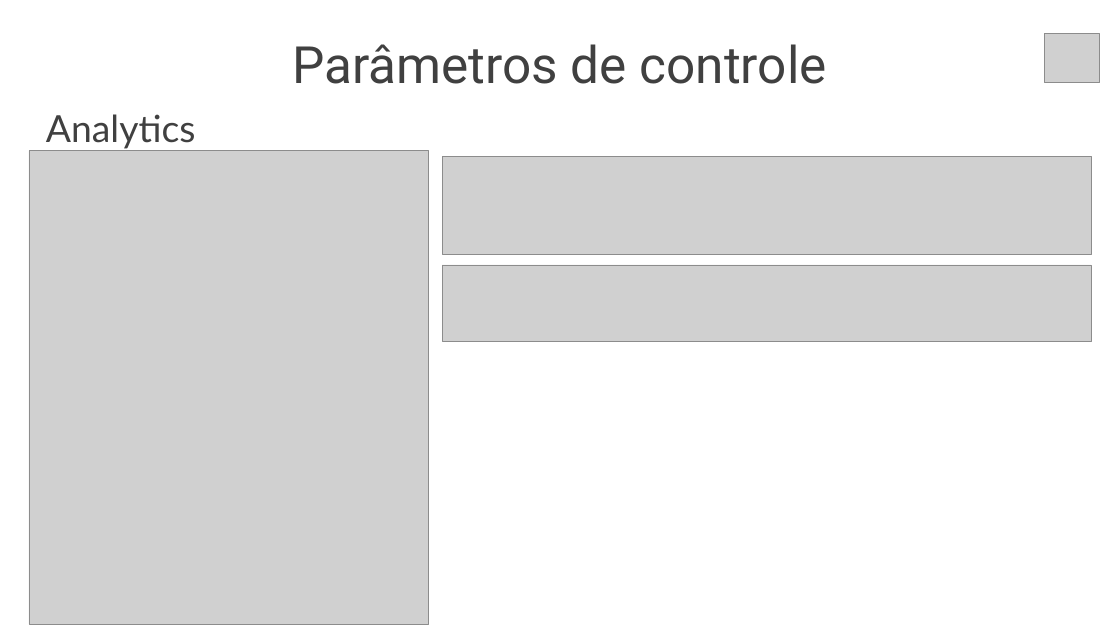
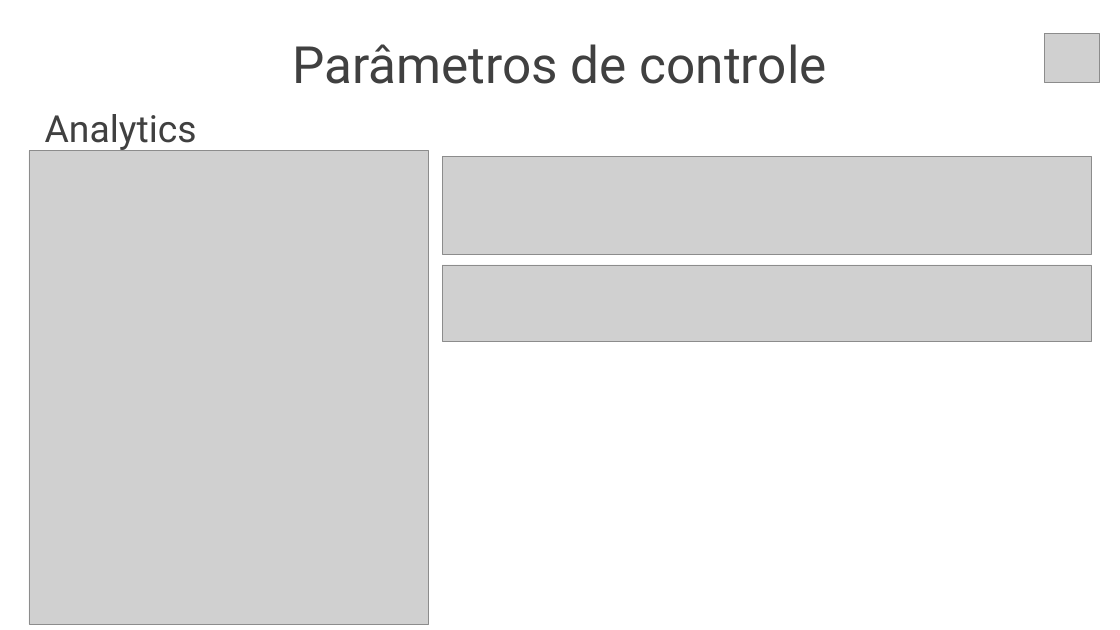
Before and after one commit to larissaSousa1998/segunda-sprint, a slide deck: slide 17 of Documentacao/Sobre o projeto/Apresentação Synergy.pptx. Drawn at 1120x630 pixels with LibreOffice and Linux fonts; fonts in the diff are those of the drawing; grey boxes stand for pictures. Boxes give left, top, right and bottom in pixels: in the first picture for what was removed or moved away, otherwise in the second. Text is boxed around its words. In the diff, an @@ line names an element or a change of style, - is before the commit and + after.

```diff
--- a/Documentacao/Sobre o projeto/Apresentação Synergy.pptx
+++ b/Documentacao/Sobre o projeto/Apresentação Synergy.pptx
@@ text "Analytics" at bbox=[45, 114, 197, 151]: font Lato to Roboto @@
```
Also in this commit, not shown: 10 other slides changed, 1 slide added, 9 other files.
